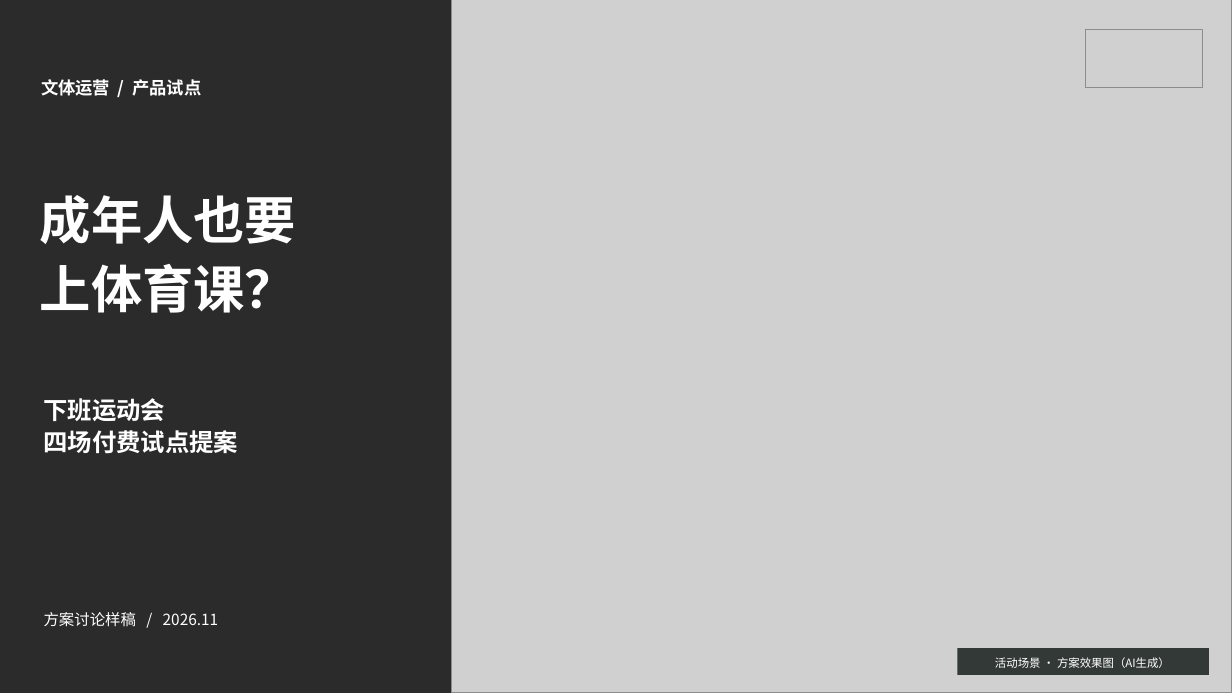
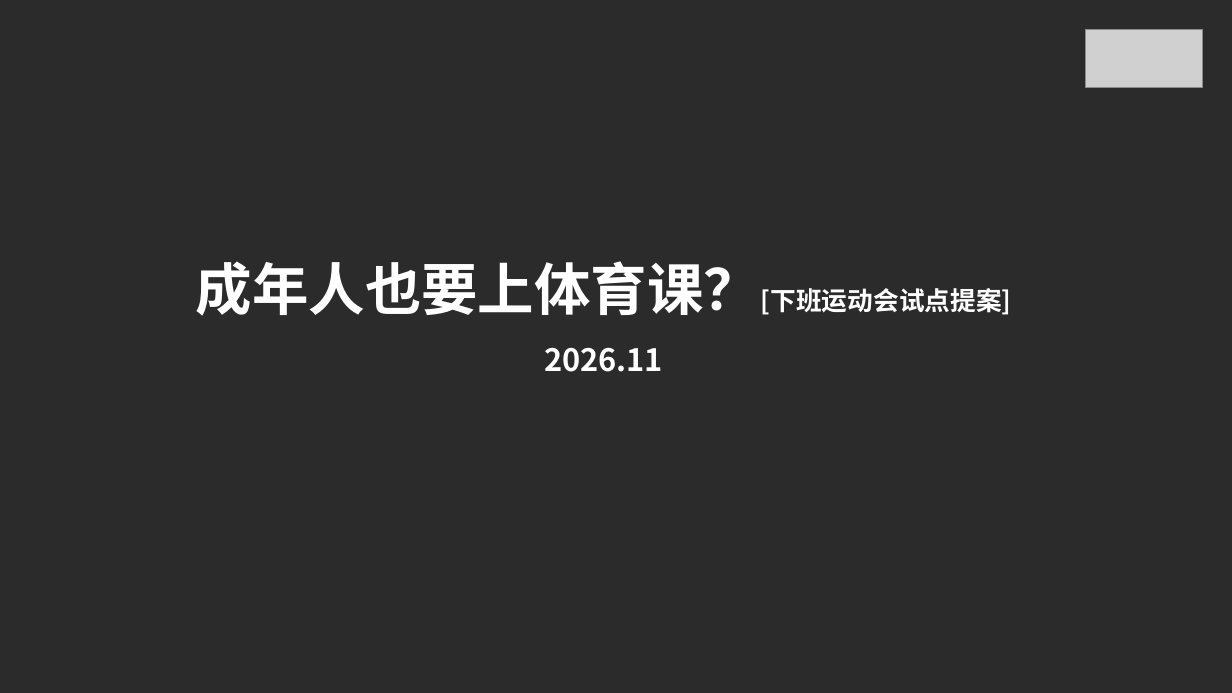
Before and after one commit to 2503668375-boop/kaisa-ppt-skill, a slide deck: slide 1 of demo/after-work-games.pptx. Drawn at 1232x693 pixels with LibreOffice and Linux fonts; fonts in the diff are those of the drawing; grey boxes stand for pictures; background and template pictures are left out; a plain dark background stands for a picture behind light text. Boxes give left, top, right and bottom in pixels: in the first picture for what was removed or moved away, otherwise in the second. Text is boxed around its words. In the diff, an @@ line names an element or a change of style, - is before the commit and + after.

```diff
--- a/demo/after-work-games.pptx
+++ b/demo/after-work-games.pptx
@@ picture removed at <box>452,0,1232,693</box> @@
@@ text removed at <box>41,79,201,96</box> @@
-文体运营 / 产品试点
@@ text "成年人也要上体育课？[下班运动会试点提案]" at <box>196,261,1012,372</box>: vertical alignment top to middle @@
@@ text at <box>196,261,1012,372</box>: text changed; size 40 to 20 pt @@
-成年人也要
-上体育课？
+成年人也要上体育课？[下班运动会试点提案]
+2026.11
@@ text removed at <box>44,398,239,454</box> @@
-下班运动会
-四场付费试点提案
@@ text removed at <box>44,612,218,627</box> @@
-方案讨论样稿 / 2026.11
@@ rectangle removed at <box>958,648,1209,675</box> @@
@@ text removed at <box>995,657,1170,668</box> @@
-活动场景 · 方案效果图（AI生成）
```
Also in this commit, not shown: 4 other slides changed, 2 slides added, 2 slides removed, 13 other files.
